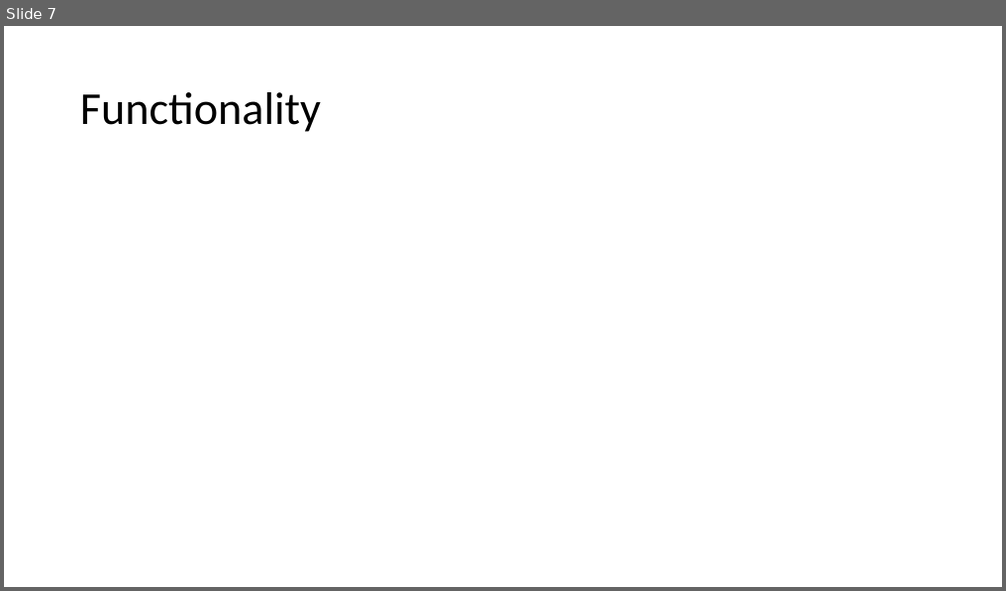
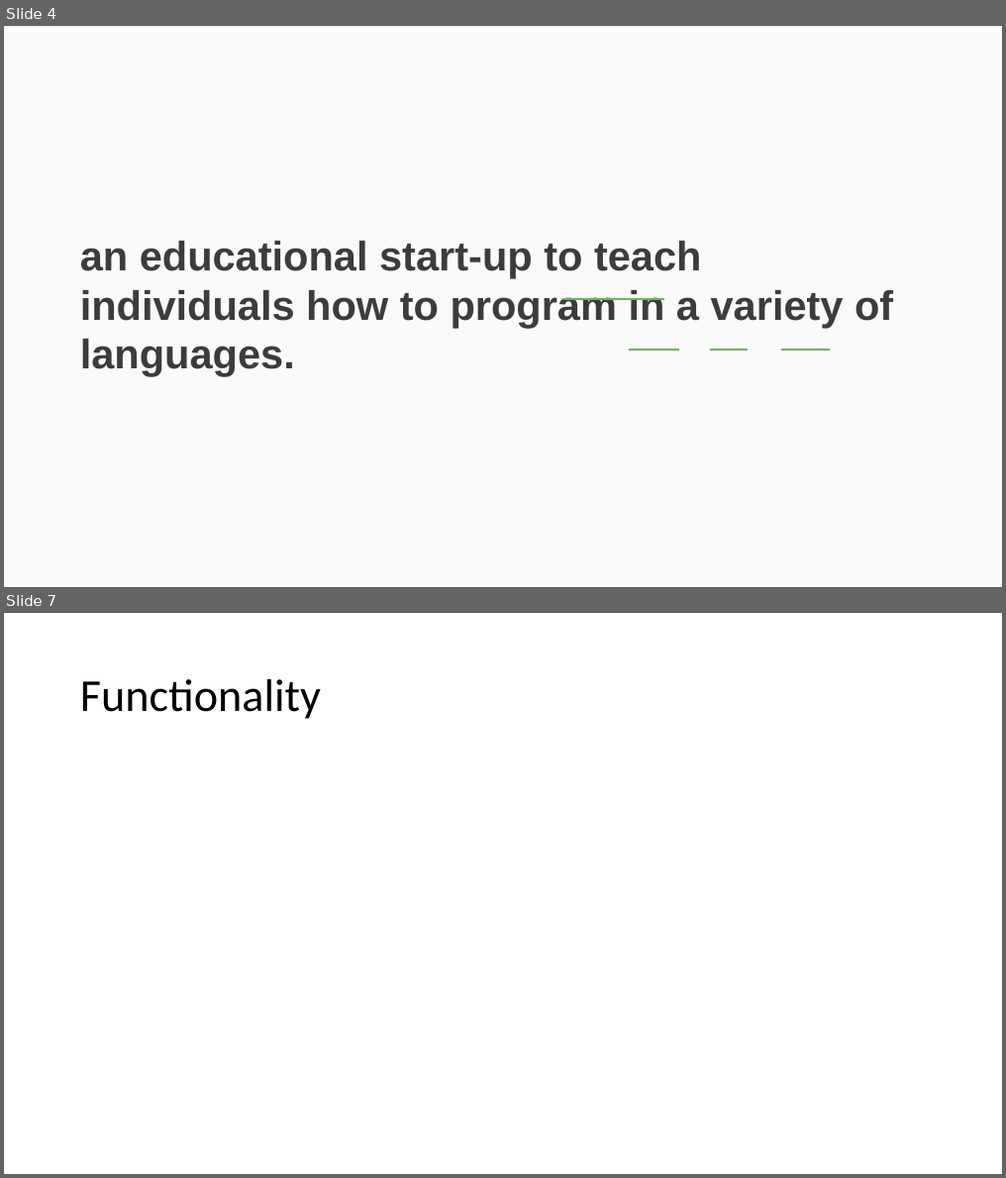
Before and after one commit to mmmarkyb/int-elligence, a slide deck: report/presentation.pptx. Shown one above the other, each under a label of ours: slide 7 before the commit, slides 4 and 7 after it; the slides between them are not shown. The pictures are 1006x591 and 1006x1178 pixels, drawn with LibreOffice and Linux fonts; fonts in the diff are those of the drawing. Boxes give left, top, right and bottom in pixels: in the first picture for what was removed or moved away, otherwise in the second. Text is boxed around its words. In the diff, an @@ line names an element or a change of style, - is before the commit and + after.

```diff
--- a/report/presentation.pptx
+++ b/report/presentation.pptx
@@ slide 4 added at (x1=4, y1=26, x2=1002, y2=587), background #FAFAFA @@
@@ title added at (x1=80, y1=241, x2=893, y2=376), 39.6 pt, text #3C3C3C, bold @@
+an educational start-up to teach individuals how to program in a variety of languages.
@@ line added from (563, 300) to (664, 300), #69B558 2 pt @@
@@ line added from (629, 350) to (679, 350), #69B558 2 pt @@
@@ line added from (710, 350) to (748, 350), #69B558 2 pt @@
@@ line added from (782, 350) to (830, 350), #69B558 2 pt @@
```
Also in this commit, not shown: 4 slides changed, 4 other slides added, 3 slides removed.
